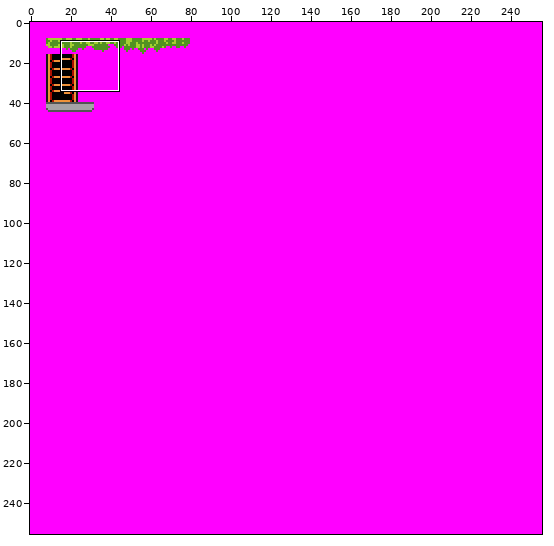
Sprite sheet -- Project/AXE/AXEContent/Assets/Tilesets/basic.png. The picture above shows the old version from afar; the outline marks the close-up.
Close-up. First the earlier version:
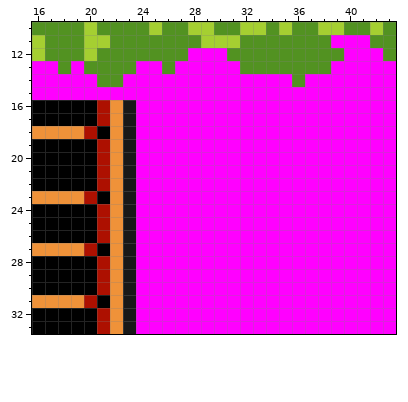
The file is 256x256 pixels. Shown: x 16..43, y 10..33.
New version:
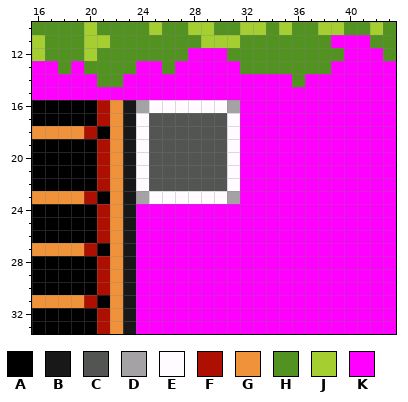
Palette (. is transparent): A #000000  B #181818  C #525552  D #a5a2a5  E #fffbff  F #ad1000  G #ef9239  H #529221  J #a5cf31  K #ff00ff
From old to new:
@@ x 22..33 @@
 15 KKKKKKKKKKKK
-16 GBKKKKKKKKKK
-17 GBKKKKKKKKKK
-18 GBKKKKKKKKKK
-19 GBKKKKKKKKKK
-20 GBKKKKKKKKKK
-21 GBKKKKKKKKKK
-22 GBKKKKKKKKKK
-23 GBKKKKKKKKKK
+16 GBDEEEEEEDKK
+17 GBECCCCCCEKK
+18 GBECCCCCCEKK
+19 GBECCCCCCEKK
+20 GBECCCCCCEKK
+21 GBECCCCCCEKK
+22 GBECCCCCCEKK
+23 GBDEEEEEEDKK
 24 GBKKKKKKKKKK
